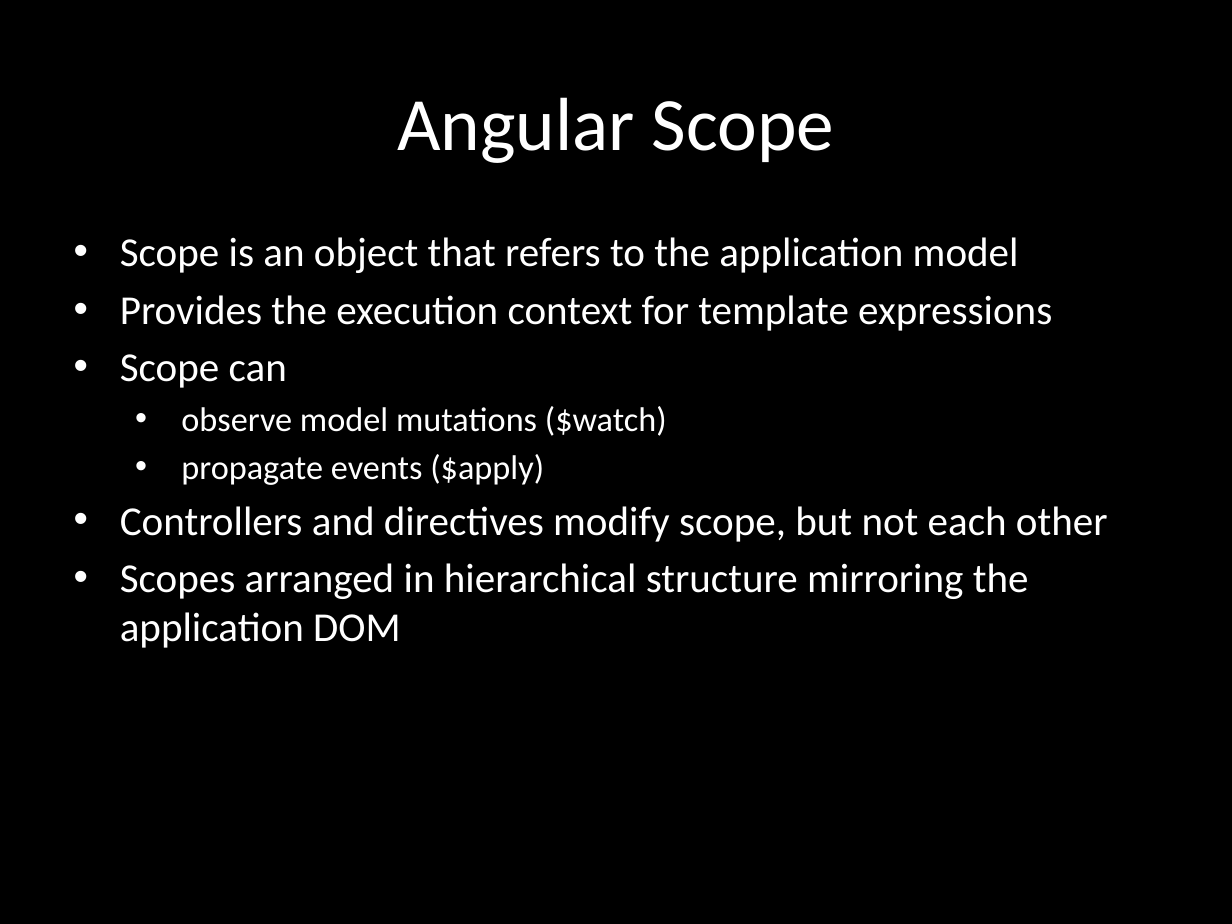
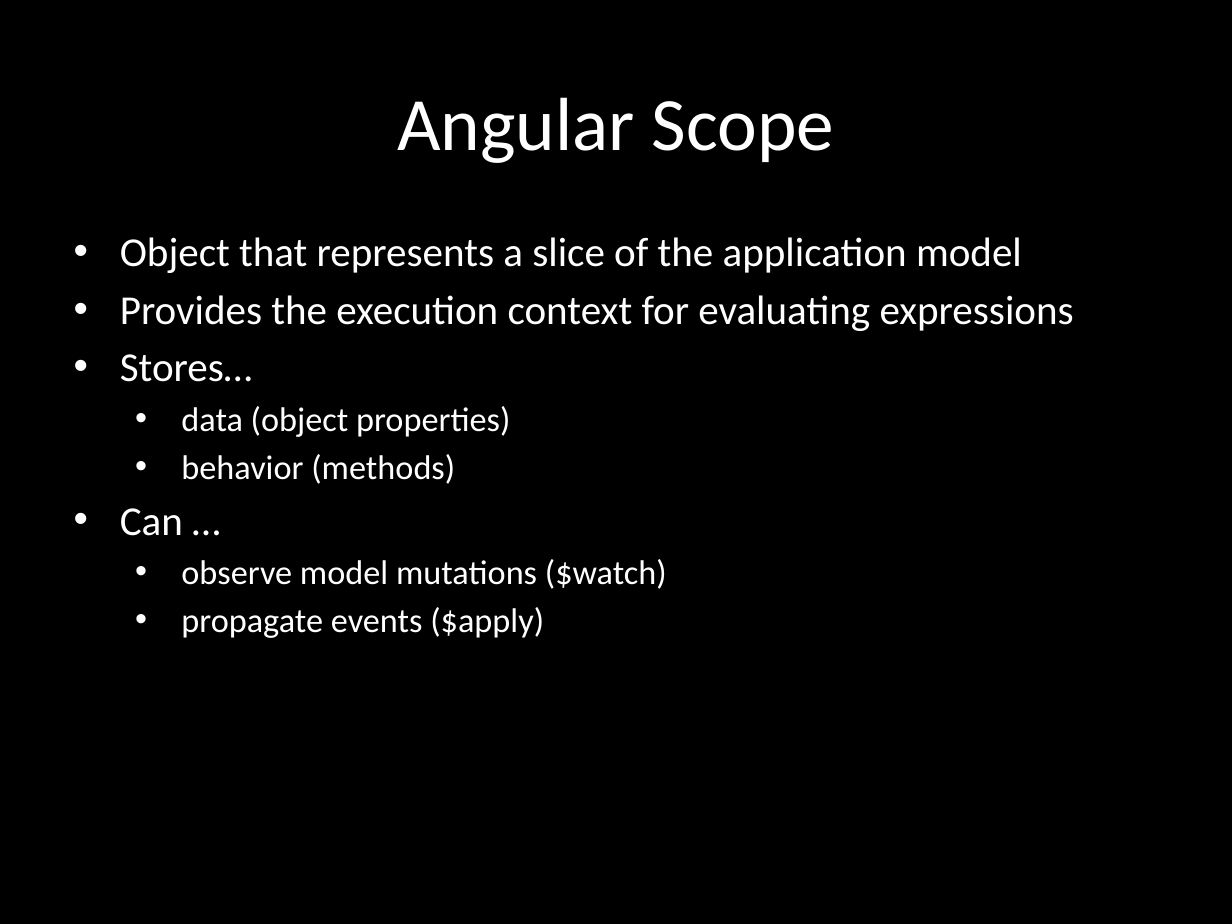
Before and after one commit to eliasjames/training-angular, a slide deck: slide 5 of slides/Angular Slides Day 2.pptx (slide 4 before the commit). Drawn at 1232x924 pixels with LibreOffice and Linux fonts; fonts in the diff are those of the drawing. Boxes give left, top, right and bottom in pixels: in the first picture for what was removed or moved away, otherwise in the second. Text is boxed around its words. In the diff, an @@ line names an element or a change of style, - is before the commit and + after.

Commit message:
Slides

```diff
--- a/slides/Angular Slides Day 2.pptx
+++ b/slides/Angular Slides Day 2.pptx
@@ subtitle at [120, 237, 1074, 536]: text changed @@
-• Scope is an object that refers to the application model
-• Provides the execution context for template expressions
-• Scope can
+• Object that represents a slice of the application model
+• Provides the execution context for evaluating expressions
+• Stores…
+  • data (object properties)
+  • behavior (methods)
+• Can …
@@ subtitle at [120, 506, 1108, 648]: paragraphs removed @@
-• Controllers and directives modify scope, but not each other
-• Scopes arranged in hierarchical structure mirroring the application DOM
```
Also in this commit, not shown: 8 other slides changed, 4 slides added, 1 slide removed, 1 other file.
